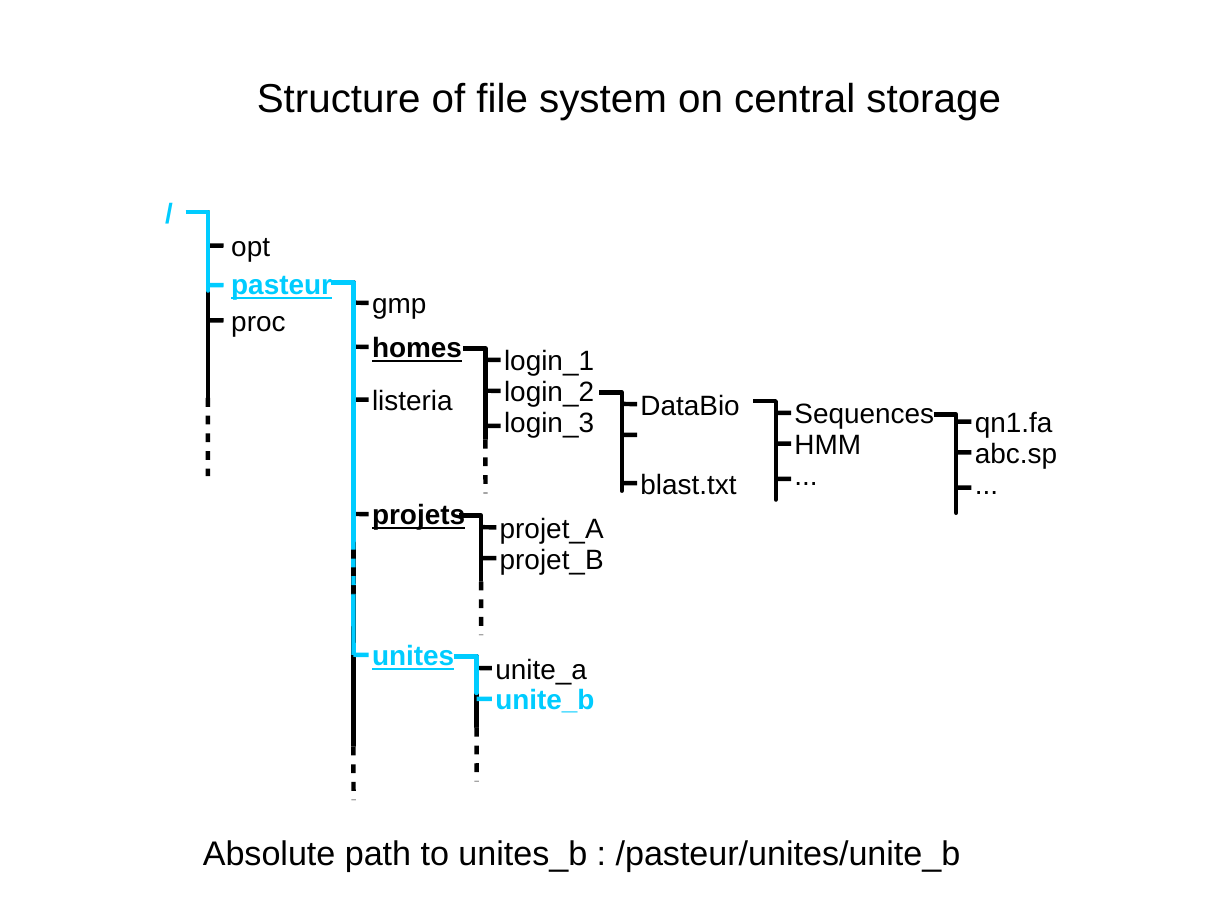
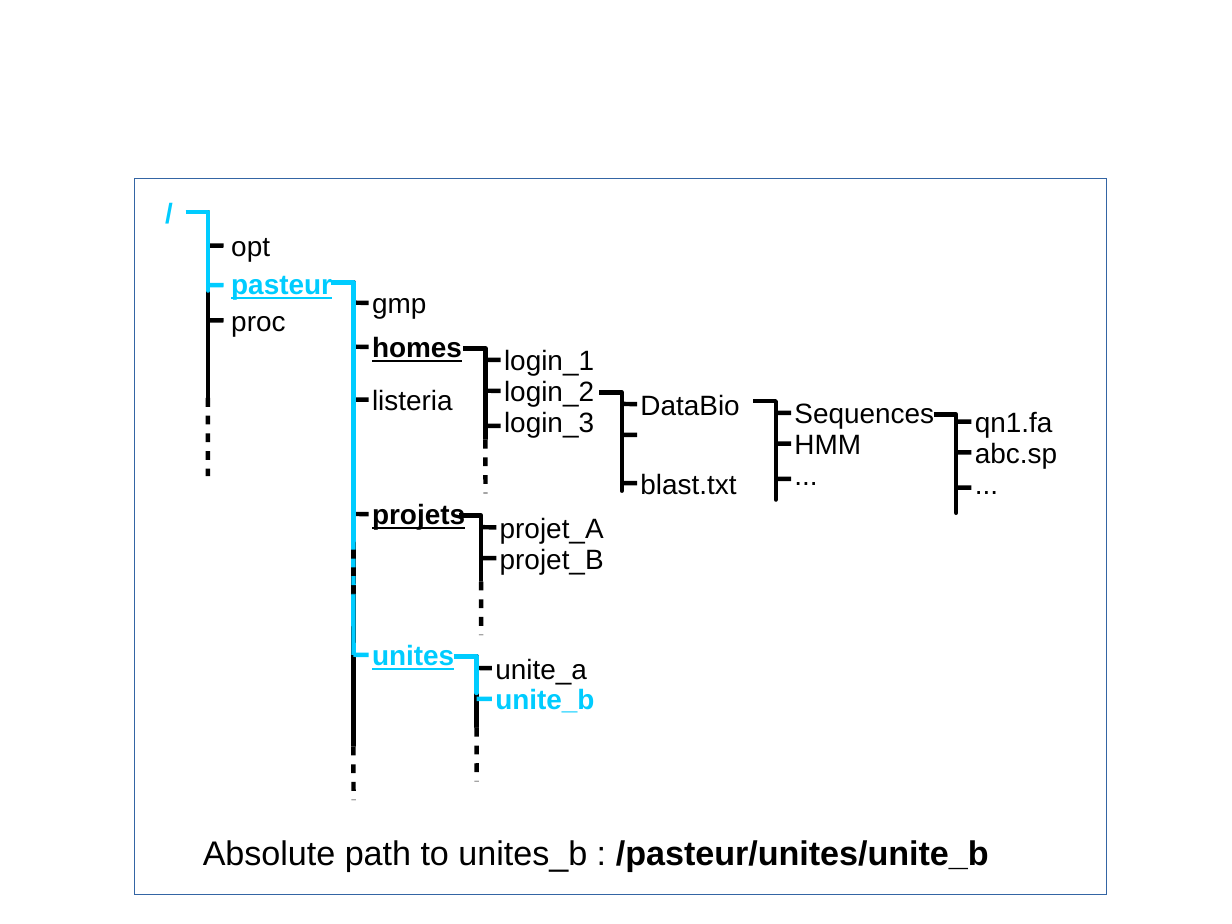
Before and after one commit to C3BI-pasteur-fr/unix-training, a slide deck: slide 8 of schemas.odp (slide 5 before the commit). Drawn at 1232x924 pixels with LibreOffice and Linux fonts; fonts in the diff are those of the drawing. Boxes give left, top, right and bottom in pixels: in the first picture for what was removed or moved away, otherwise in the second. Text is boxed around its words. In the diff, an @@ line names an element or a change of style, - is before the commit and + after.

```diff
--- a/schemas.odp
+++ b/schemas.odp
@@ text removed at box(257, 82, 1001, 120) @@
-Structure of file system on central storage
@@ rectangle added at box(134, 179, 1107, 894), outline #3465A4 0 pt @@
@@ text "Absolute path to unites_b : ..." at box(203, 840, 989, 871): bold on in "/pasteur/unites/unite_b" @@
```
Also in this commit, not shown: 5 other slides changed, 4 slides added, 4 other files.
